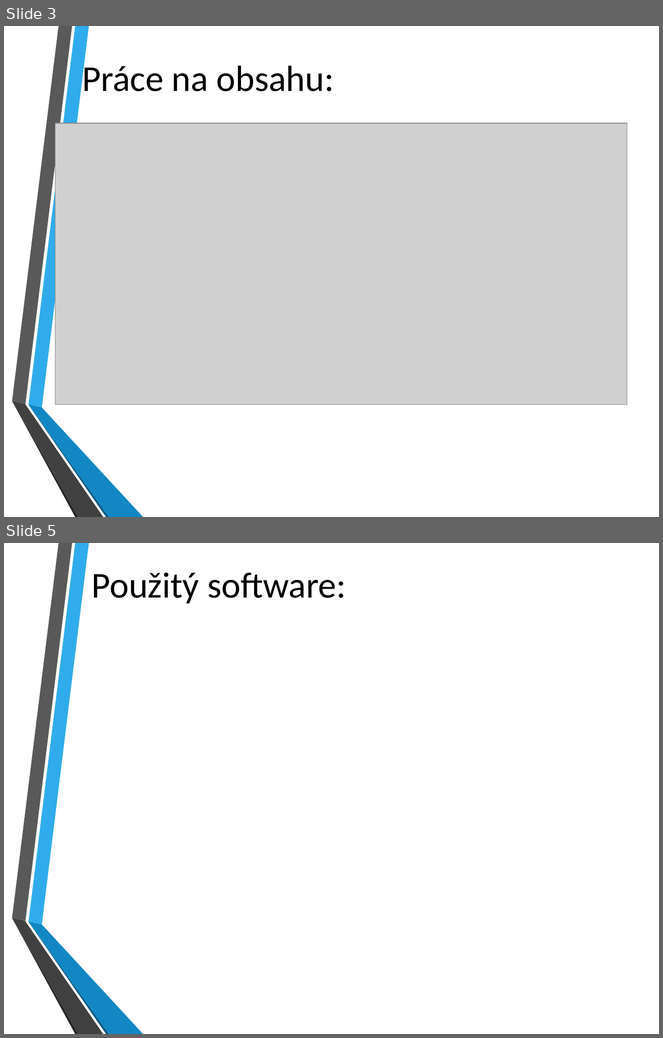
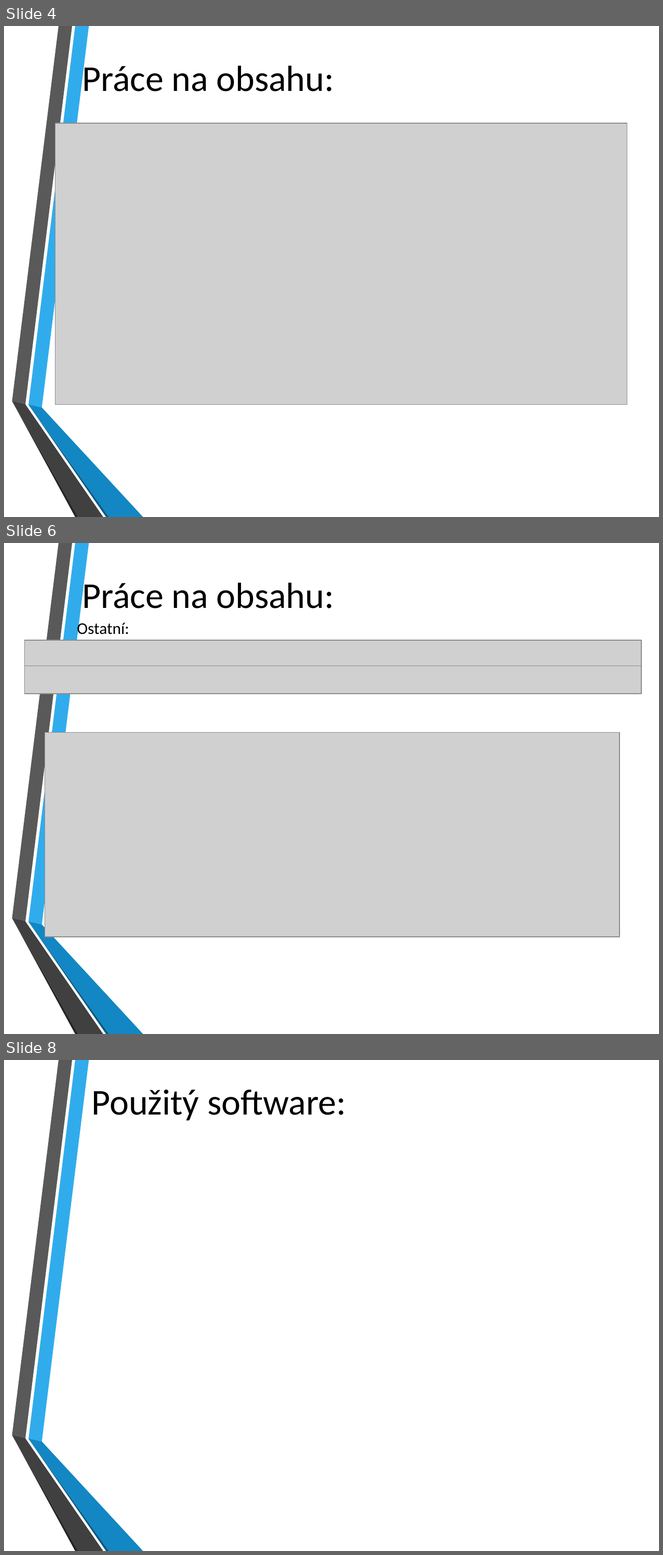
Before and after one commit to Feeeeeeeeeela/WxTutorial, a slide deck: Dokumentace/DPM prezentace.pptx. Shown one above the other, each under a label of ours: slides 3 and 5 before the commit, slides 4, 6 and 8 after it; the slides between them are not shown. The pictures are 663x1038 and 663x1555 pixels, drawn with LibreOffice and Linux fonts; fonts in the diff are those of the drawing; grey boxes stand for pictures; background and template pictures are left out. Boxes give left, top, right and bottom in pixels: in the first picture for what was removed or moved away, otherwise in the second. Text is boxed around its words. In the diff, an @@ line names an element or a change of style, - is before the commit and + after.

```diff
--- a/Dokumentace/DPM prezentace.pptx
+++ b/Dokumentace/DPM prezentace.pptx
@@ slide 6 added at <box>4,543,659,1034</box>, background picture (left out); not listed: 6 template elements that a slide beside it also shows @@
@@ text added at <box>82,578,334,609</box>, 40 pt, text #000000 @@
+Práce na obsahu:
@@ text added at <box>77,620,129,638</box>, 18 pt, text #000000 @@
+Ostatní:
@@ picture added at <box>24,640,642,666</box> @@
@@ picture added at <box>24,666,642,694</box> @@
@@ picture added at <box>45,732,619,938</box> @@
@@ what was slide 3 is now slide 4 @@
@@ what was slide 5 is now slide 8 @@
```
Also in this commit, not shown: 1 slide changed, 2 other slides added, 1 other file.
